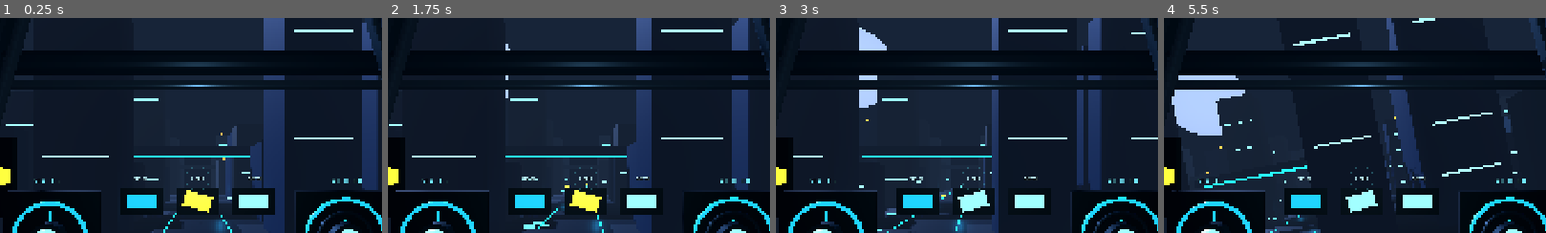
Above: before the commit, frames 1-4 (left to right).
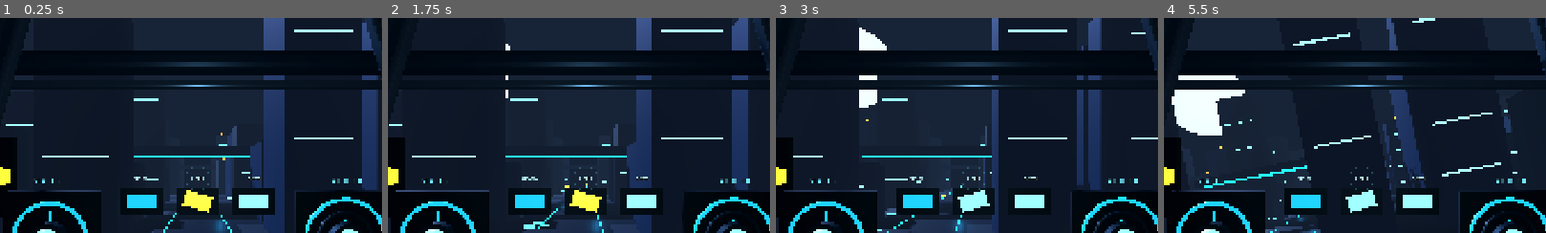
Above: after the commit, the same moments.

Repository: narmanb/science-playground
Game: Godot game, scene res://scenes/main.tscn
Two runs of this game, one before a commit and one after it. Both use one fixed random seed, a clock stepped at 60 frames per second and the inputs below.
Inputs (mouse positions are % of the whole screen's width and height, from its top left):
- Up to frame 1 (0.25 s): no input
- Up to frame 2 (1.75 s): tap Enter at 0.5 s; move the mouse to (72, 45) at 0.52 s; hold D 0.53-1.25 s; tap N at 0.6 s; click (72, 45) at 0.67 s; drag from (30, 55) to (45, 70) at 1.27 s
- Up to frame 3 (3 s): move the mouse to (60, 28) at 2.02 s; hold D 2.03-2.75 s; tap L at 2.1 s; drag from (45, 70) to (20, 35) at 2.77 s
- Up to frame 4 (5.5 s): move the mouse to (80, 65) at 3.52 s; hold A 3.53-4.25 s; tap X at 3.6 s; drag from (20, 35) to (35, 25) at 4.27 s; move the mouse to (55, 50) at 5.02 s; hold S from 5.03 s (still down); hold E from 5.03 s (still down); click (55, 50) at 5.17 s
The pictures show only the part of the screen within x 24-74%, y 13-63%; the shares and areas given below are measured in that part.

The runs differ from the first frame. In frame 2, less than 0.1% of the frame differs, in the area x 30-32%, y 12-38%; in frame 3, 1.0%; in frame 4, 2.9%, in the area x 2-22%, y 26-55%.

Commit message:
Use runtime moonlit city composition

Diff:
--- a/scenes/main.tscn
+++ b/scenes/main.tscn
@@ -16,7 +16,7 @@
 [ext_resource type="Script" path="res://scripts/stellar_lighting_controller.gd" id="14_stellar_light"]
 [ext_resource type="Script" path="res://scripts/science_objective_hud_runtime.gd" id="15_science_objective"]
 [ext_resource type="Script" path="res://scripts/diegetic_cockpit_controls.gd" id="16_controls"]
-[ext_resource type="Script" path="res://scripts/moonlit_city.gd" id="17_city"]
+[ext_resource type="Script" path="res://scripts/moonlit_city_runtime.gd" id="17_city"]
 [ext_resource type="Script" path="res://scripts/city_test_mode.gd" id="18_city_mode"]
 
 [sub_resource type="Environment" id="Environment_space"]
